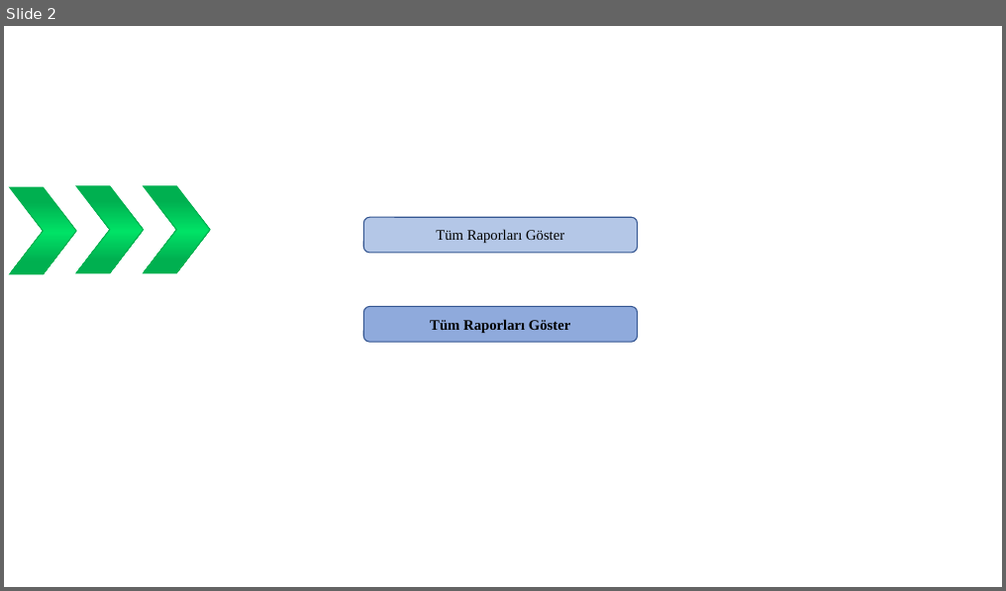
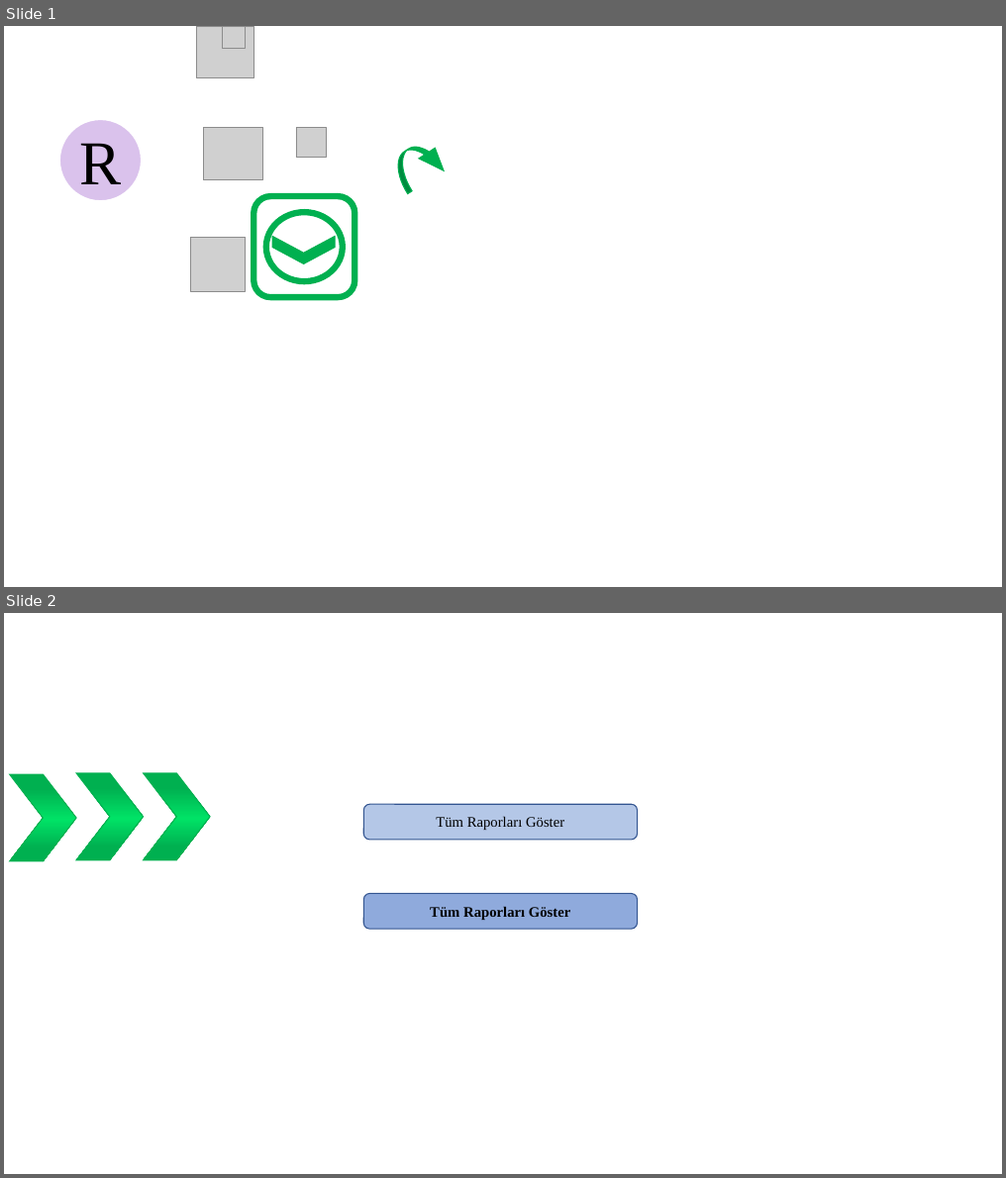
Before and after one commit to Baraaalsaleh/INF202, a slide deck: Images/something.pptx. Shown one above the other, each under a label of ours: slide 2 before the commit, slides 1 and 2 after it. The pictures are 1006x591 and 1006x1178 pixels, drawn with LibreOffice and Linux fonts; fonts in the diff are those of the drawing; grey boxes stand for pictures; background and template pictures are left out. Boxes give left, top, right and bottom in pixels: in the first picture for what was removed or moved away, otherwise in the second. Text is boxed around its words. In the diff, an @@ line names an element or a change of style, - is before the commit and + after.

```diff
--- a/Images/something.pptx
+++ b/Images/something.pptx
@@ slide 1 added at [4,26,1002,587], background #FFFFFF @@
@@ picture added at [196,26,253,78] @@
@@ picture added at [223,26,245,49] @@
@@ ellipse added at [59,119,142,201], fill #DAC2EC, outline #FFFFFF 2.25 pt, 60 pt, text #000000 @@
+R
@@ picture added at [203,128,263,180] @@
@@ picture added at [296,128,326,158] @@
@@ curved down arrow added at [387,134,451,193], fill #00B050, outline #00B050 1 pt @@
@@ rounded rectangle added at [254,196,355,297], fill #FFFFFF, outline #00B050 6 pt @@
@@ ellipse added at [266,212,343,282], fill #FFFFFF, outline #00B050 6 pt @@
@@ picture added at [190,237,245,291] @@
@@ chevron added at [272,236,335,264], fill #00B050, outline #00B050 1 pt @@
```
Also in this commit, not shown: 1 slide removed, 26 other files.
